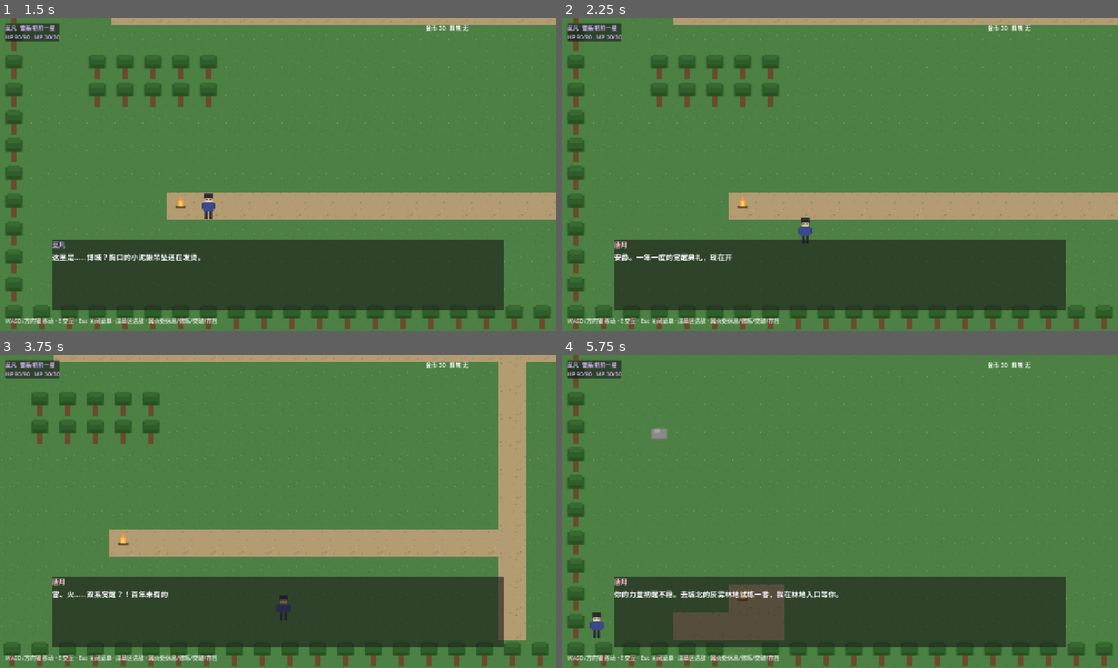
Above: before the commit, frames 1-4 (two rows, left to right).
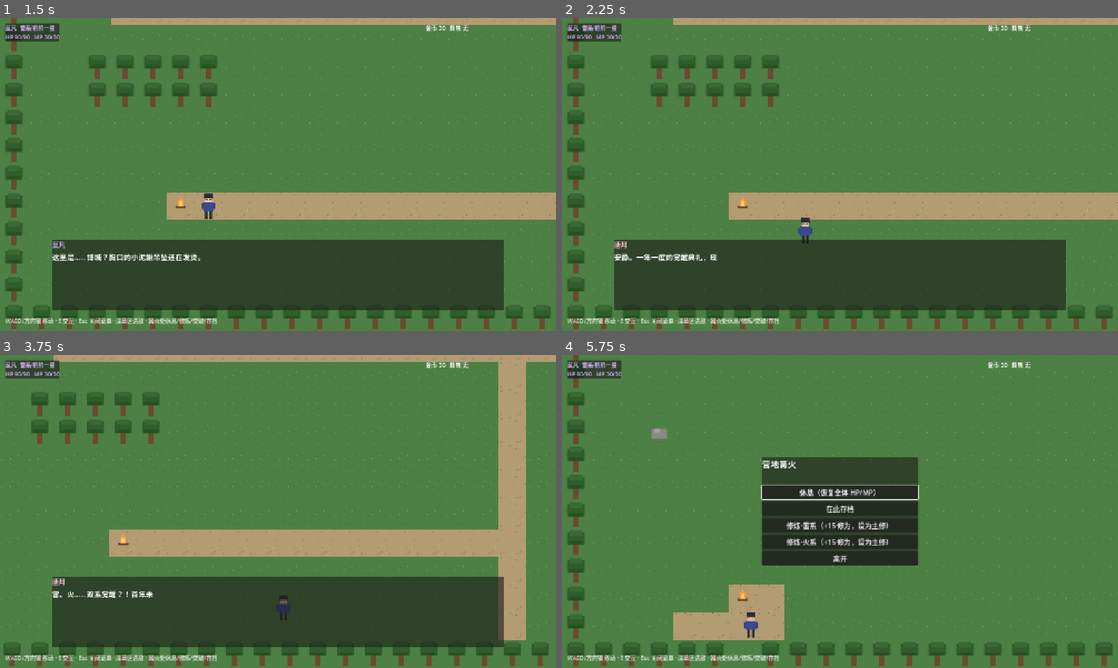
Above: after the commit, the same moments.

Repository: Lydocan/FullTimeMagic
Game: Godot game, scene res://src/main/main.tscn
The game is run twice, just before and just after one commit, with the same random seed, the same clock (stepped at 60 frames per second) and the same inputs.
Inputs (mouse positions are in pixels of both pictures, inside the frame that each line leads up to):
- Up to frame 1 (1.5 s): click "新的旅程" at 0.5 s; tap Enter (ui_accept) at 1.25 s; move the mouse to (400, 158) at 1.27 s; hold D (move_right) from 1.28 s (still down); tap Space (attack) at 1.35 s; click (400, 158) at 1.42 s
- Up to frame 2 (2.25 s): tap Enter (ui_accept) at 1.52 s; move the mouse to (728, 190) at 2.02 s; release D (move_right) at 2.03 s; hold S (move_down) from 2.03 s (still down); tap E (interact) at 2.1 s
- Up to frame 3 (3.75 s): tap Enter (ui_accept) at 2.27, 2.75 s; move the mouse to (333, 442) at 2.77 s; release S (move_down) at 2.78 s; hold D (move_right) 2.78-3.53 s; tap Space (attack) at 2.85 s; move the mouse to (250, 574) at 3.52 s; hold W (move_up) from 3.53 s (still down); tap E (interact) at 3.6 s; click (250, 574) at 3.67 s
- Up to frame 4 (5.75 s): tap Enter (ui_accept) at 3.77, 4.52, 5.27 s; move the mouse to (1006, 558) at 4.27 s; release W (move_up) at 4.28 s; hold A (move_left) from 4.28 s (still down); tap Space (attack) at 4.35 s; move the mouse to (673, 464) at 5.02 s; tap E (interact) at 5.1 s

Frame 1 is identical in both runs. In frame 2, less than 0.1% of the frame differs, in the area x 28-31%, y 75-78%; in frame 3, less than 0.1%; in frame 4, 28%, in the area x 5-91%, y 32-94%.

Commit message:
fix: 对话序列结束自动收起面板——修复对话框残留到战斗画面
Dialogue.say() 只负责显示与等待推进，收起逻辑只在 choose() 结尾；
剧情段落全部以 say() 收尾，收起路径永远走不到，而 Dialogue 是跨场景
存活的 autoload 画布层，残留被放大成穿场景 bug。

- say() 增加序列自动收起：推进后下一帧若无新台词/选项接续则隐藏；
  连续台词的隐藏与再显示同帧完成，肉眼无闪烁
- choose() 同步递增序号，防极端调用顺序下选项面板被误收
- 冒烟新增 3 项回归（台词中保持/连续不收/结束自动收），57→60 项
- README 与 design.md 冒烟计数同步

Co-Authored-By: Claude <noreply@anthropic.com>

Diff:
--- a/autoload/dialogue.gd
+++ b/autoload/dialogue.gd
@@ -5,6 +5,7 @@
 ##   await Dialogue.say("莫凡", "台词……", Color.WHITE)
 ##   var i: int = await Dialogue.choose("如何回应？", ["选项甲", "选项乙"])
 ## 键盘：回车/E 推进或快进打字机；选项用方向键导航 + 回车。
+## 台词序列结束（推进后无新台词/选项接续）时面板自动收起，剧情侧无需手动隐藏。
 
 signal _advanced
 signal _chose(index: int)
@@ -14,6 +15,7 @@
 var _text: Label
 var _options_box: HBoxContainer
 var _typing := false
+var _seq := 0  # 台词序号：新台词/选项接续时递增，用于判定序列结束并自动收起
 
 
 func _ready() -> void:
@@ -56,6 +58,7 @@
 
 ## 显示一页对话并等待玩家推进。
 func say(speaker_name: String, text: String, color := Color.WHITE) -> void:
+	_seq += 1
 	visible = true
 	_options_box.visible = false
 	_speaker.text = speaker_name
@@ -70,10 +73,18 @@
 	_typing = false
 	_text.visible_characters = text.length()
 	await _advanced
+	# 序列自动收起：本页推进后，若下一帧没有新台词接续（剧情说完），
+	# 就隐藏面板——否则对话框会跨场景残留，一路挂到战斗画面上。
+	# 连续台词的隐藏与再显示发生在同一帧内，肉眼不可见。
+	var seq := _seq
+	await get_tree().process_frame
+	if _seq == seq:
+		visible = false
 
 
 ## 显示选项，返回被选中的下标。
 func choose(prompt: String, options: Array) -> int:
+	_seq += 1  # 与 say 相同：使前一页挂起的自动收起检查失效
 	visible = true
 	_speaker.text = ""
 	_text.text = prompt
--- a/tools/smoke_test.gd
+++ b/tools/smoke_test.gd
@@ -37,6 +37,7 @@
 	await _test_battle_simulation()
 	_test_character_serialization()
 	_test_save_roundtrip()
+	await _test_dialogue_autoclose()
 	_test_map_integrity()
 	if _failures.is_empty():
 		print("=== 全部通过（%d 项）===" % _total)
@@ -166,6 +167,33 @@
 	_check(GameState.party.size() == 2 and GameState.party[1].char_name == "穆宁雪", "读档：队伍含穆宁雪")
 	_check(GameState.return_position == Vector2(123, 456) and GameState.has_return_position, "读档：返回坐标")
 	_check(GameState.pending_enemies.is_empty() and GameState.pending_flag == "", "读档：战斗残留清空")
+
+
+## 对话自动收起：台词进行中面板保持，连续台词不闪烁，序列结束后下一帧隐藏。
+func _test_dialogue_autoclose() -> void:
+	print("[对话收起]")
+	var seq := func() -> void:
+		await Dialogue.say("甲", "第一页台词。")
+		await Dialogue.say("乙", "第二页台词。")
+	seq.call()
+	await _wait_typed()
+	_check(Dialogue.visible, "台词进行中：面板保持显示")
+	Dialogue._advanced.emit()  # 推进第一页 → 剧情接续第二页
+	await get_tree().process_frame
+	_check(Dialogue.visible, "连续台词：面板不中途收起")
+	await _wait_typed()
+	Dialogue._advanced.emit()  # 推进最后一页 → 序列结束
+	await get_tree().process_frame
+	_check(not Dialogue.visible, "序列结束：面板自动收起")
+
+
+## 等当前打字机逐字完成（say 满字后停在 await _advanced）。
+func _wait_typed() -> void:
+	for i in 30:
+		if not Dialogue._typing:
+			break
+		await get_tree().process_frame
+	await get_tree().process_frame
 
 
 ## 地图完整性：行列结构、出生点/触发点/传送门两端/精英格均可通行。
Not shown, changed: README.md
Not shown, changed: docs/design.md
